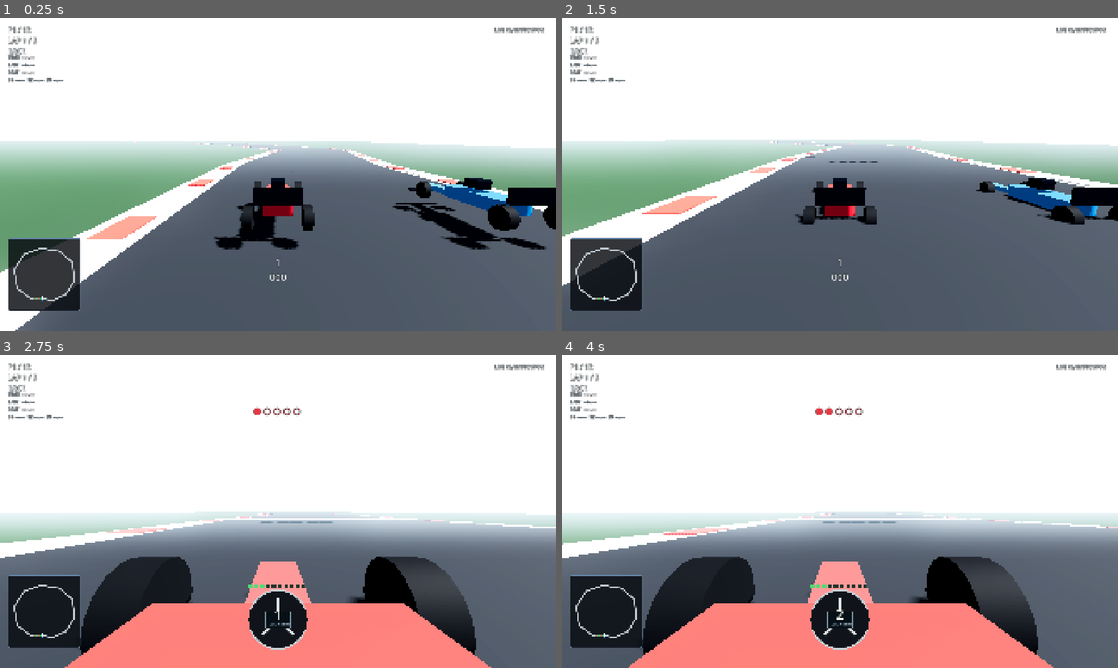
Above: before the commit, frames 1-4 (two rows, left to right).
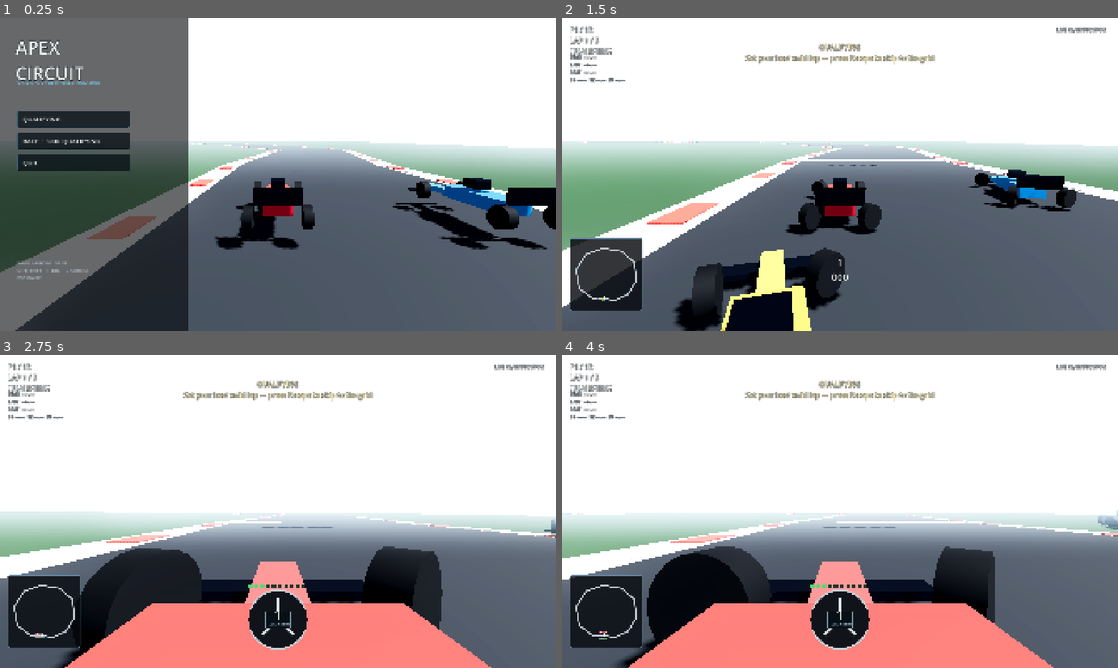
Above: after the commit, the same moments.

Repository: codehost-commit/APEX-Circuit
Game: Godot game, scene res://scenes/main.tscn
The game is run twice, just before and just after one commit, with the same random seed, the same clock (stepped at 60 frames per second) and the same inputs.
Inputs (mouse positions are in pixels of both pictures, inside the frame that each line leads up to):
- Up to frame 1 (0.25 s): no input
- Up to frame 2 (1.5 s): click (634, 118) at 0.5 s, where only the run after the commit has a clickable "QUALIFYING"; hold D (steer_right) from 1.28 s (still down); hold F (drs) from 1.28 s (still down)
- Up to frame 3 (2.75 s): release D (steer_right) at 2.03 s; release F (drs) at 2.03 s; hold S (brake) from 2.03 s (still down); tap C (camera_toggle) at 2.1 s; tap F (drs) at 2.3 s
- Up to frame 4 (4 s): release S (brake) at 2.78 s; hold D (steer_right) 2.78-3.53 s; hold F (drs) 2.78-3.53 s; hold E (shift_up) from 3.53 s (still down); tap W (throttle) at 3.6 s; tap F (drs) at 3.8 s

The runs differ from the first frame. In frame 1, 34% of the frame differs, in the area x 0-100%, y 0-100%; in frame 2, 15%; in frame 3, 9.5%; in frame 4, 11%.

Commit message:
phase 6: add cinematic menu and session flow

Diff:
--- a/cars/raycast_formula_car.gd
+++ b/cars/raycast_formula_car.gd
@@ -338,6 +338,9 @@
 func is_cockpit_camera() -> bool:
 	return _cockpit_active
 
+func activate_chase_camera() -> void:
+	_set_camera_state(false)
+
 func all_wheels_legal() -> bool:
 	if track == null:
 		return true
--- a/scenes/main.gd
+++ b/scenes/main.gd
@@ -7,6 +7,8 @@
 var _ai_profile: RacingLineProfile
 var race_director: RaceDirector
 var hud: RaceHUD
+var menu: ApexMenu
+var menu_cinematic: MenuCinematic
 
 func _ready() -> void:
 	_setup_input_map()
@@ -31,11 +33,19 @@
 	race_director.name = "RaceDirector"
 	add_child(race_director)
 	race_director.setup(track, all_cars)
-	race_director.start_race()
 	GameState.race_director = race_director
 	hud = RaceHUD.new()
 	add_child(hud)
 	hud.setup(track, all_cars)
+	menu_cinematic = MenuCinematic.new()
+	add_child(menu_cinematic)
+	menu_cinematic.setup(track, all_cars)
+	menu = ApexMenu.new()
+	add_child(menu)
+	menu.qualifying_requested.connect(_start_qualifying)
+	menu.race_requested.connect(_start_race)
+	menu.quit_requested.connect(func() -> void: get_tree().quit())
+	race_director.start_preview()
 	print("APEX Circuit booted: Forward+ project, Jolt configured, game systems loading.")
 
 func _build_environment() -> void:
@@ -83,6 +93,18 @@
 		add_child(driver)
 		driver.setup(all_cars[index + 1], track, _ai_profile, all_cars)
 
+func _start_qualifying() -> void:
+	menu.visible = false
+	menu_cinematic.set_active(false)
+	player_car.activate_chase_camera()
+	race_director.start_qualifying()
+
+func _start_race() -> void:
+	menu.visible = false
+	menu_cinematic.set_active(false)
+	player_car.activate_chase_camera()
+	race_director.start_race()
+
 func _setup_input_map() -> void:
 	var bindings := {
 		"throttle": [KEY_W, KEY_UP], "brake": [KEY_S, KEY_DOWN],
--- a/scripts/race_config.gd
+++ b/scripts/race_config.gd
@@ -45,6 +45,9 @@
 @export var kerb_width := 2.2
 @export var preview_camera_cut_min := 15.0
 @export var preview_camera_cut_max := 29.0
+@export var menu_fade_seconds := 0.55
+@export var menu_low_shot_follow := 1.8
+@export var menu_aerial_shot_follow := 0.42
 
 @export_category("Performance")
 @export var menu_ai_count := 8
--- a/scripts/race_director.gd
+++ b/scripts/race_director.gd
@@ -27,6 +27,15 @@
 		car.race_enabled = false
 	EventBus.incident.connect(_note_incident)
 	_create_start_lights()
+
+func start_preview() -> void:
+	GameState.reset_to_menu()
+	green = false
+	qualifying_active = false
+	for car in cars:
+		car.race_enabled = true
+		car.finished = false
+		car.drs_available = false
 
 func start_race(from_qualifying := false) -> void:
 	qualifying_active = false
--- /dev/null
+++ b/ui/apex_menu.gd
@@ -0,0 +1,72 @@
+class_name ApexMenu
+extends CanvasLayer
+
+signal qualifying_requested
+signal race_requested
+signal quit_requested
+
+func _ready() -> void:
+	layer = 5
+	var root := Control.new()
+	root.set_anchors_and_offsets_preset(Control.PRESET_FULL_RECT)
+	add_child(root)
+	var shade := ColorRect.new()
+	shade.color = Color(0.008, 0.015, 0.024, 0.60)
+	shade.position = Vector2(0.0, 0.0)
+	shade.size = Vector2(650.0, 1080.0)
+	root.add_child(shade)
+	var title := Label.new()
+	title.text = "APEX\nCIRCUIT"
+	title.position = Vector2(54.0, 58.0)
+	title.add_theme_font_size_override("font_size", 62)
+	title.add_theme_color_override("font_color", Color("#f3f7f5"))
+	title.add_theme_constant_override("outline_size", 9)
+	title.add_theme_color_override("font_outline_color", Color("#0a121a"))
+	root.add_child(title)
+	var subtitle := Label.new()
+	subtitle.text = "ORIGINAL OPEN-WHEEL SIMULATION"
+	subtitle.position = Vector2(60.0, 210.0)
+	subtitle.add_theme_font_size_override("font_size", 16)
+	subtitle.add_theme_color_override("font_color", Color("#79c7e7"))
+	root.add_child(subtitle)
+	var qualify := _button("QUALIFYING", Vector2(60.0, 320.0))
+	qualify.pressed.connect(func() -> void: qualifying_requested.emit())
+	root.add_child(qualify)
+	var race := _button("RACE  ·  SKIP QUALIFYING", Vector2(60.0, 395.0))
+	race.pressed.connect(func() -> void: race_requested.emit())
+	root.add_child(race)
+	var quit := _button("QUIT", Vector2(60.0, 470.0))
+	quit.pressed.connect(func() -> void: quit_requested.emit())
+	root.add_child(quit)
+	var help := Label.new()
+	help.text = "WASD / ARROWS  DRIVE\nQ / E  SHIFT     F  DRS     C  CAMERA\nESC  PAUSE"
+	help.position = Vector2(60.0, 835.0)
+	help.add_theme_font_size_override("font_size", 15)
+	help.add_theme_color_override("font_color", Color("#b4c2ca"))
+	root.add_child(help)
+
+func _button(text_value: String, position_value: Vector2) -> Button:
+	var button := Button.new()
+	button.text = text_value
+	button.position = position_value
+	button.size = Vector2(390.0, 58.0)
+	button.alignment = HORIZONTAL_ALIGNMENT_LEFT
+	button.add_theme_font_size_override("font_size", 22)
+	button.add_theme_color_override("font_color", Color("#edf4f3"))
+	button.add_theme_color_override("font_hover_color", Color("#6fe3ff"))
+	button.add_theme_stylebox_override("normal", _style(Color(0.025, 0.06, 0.085, 0.76), Color("#42657a")))
+	button.add_theme_stylebox_override("hover", _style(Color(0.04, 0.12, 0.16, 0.92), Color("#75e2ff")))
+	button.add_theme_stylebox_override("pressed", _style(Color(0.02, 0.03, 0.05, 0.95), Color("#d8f6ff")))
+	return button
+
+func _style(background: Color, border: Color) -> StyleBoxFlat:
+	var style := StyleBoxFlat.new()
+	style.bg_color = background
+	style.border_color = border
+	style.set_border_width_all(1)
+	style.corner_radius_top_left = 5
+	style.corner_radius_top_right = 5
+	style.corner_radius_bottom_left = 5
+	style.corner_radius_bottom_right = 5
+	style.content_margin_left = 18.0
+	return style
--- /dev/null
+++ b/ui/menu_cinematic.gd
@@ -0,0 +1,94 @@
+class_name MenuCinematic
+extends Node
+## Alternates a low kerb camera and aerial drone over the real simulated cars.
+
+var circuit: CircuitTrack
+var cars: Array[RaycastFormulaCar] = []
+var drone: Camera3D
+var fade: ColorRect
+var active := true
+var _cut_timer := 0.0
+var _fade_phase := 0.0
+var _shot := 0
+var _random := RandomNumberGenerator.new()
+
+func setup(track_value: CircuitTrack, field: Array[RaycastFormulaCar]) -> void:
+	circuit = track_value
+	cars = field
+	_random.randomize()
+	_create_camera_and_fade()
+	_cut_timer = _random.randf_range(RaceConfig.preview_camera_cut_min, RaceConfig.preview_camera_cut_max)
+	_set_shot(0)
+
+func set_active(value: bool) -> void:
+	active = value
+	if drone != null:
+		drone.current = value
+	if fade != null:
+		fade.visible = value
+
+func _process(delta: float) -> void:
+	if not active or circuit == null or drone == null:
+		return
+	_cut_timer -= delta
+	if _cut_timer <= RaceConfig.menu_fade_seconds and _fade_phase == 0.0:
+		_fade_phase = 1.0
+	if _fade_phase == 1.0:
+		fade.color.a = move_toward(fade.color.a, 1.0, delta / RaceConfig.menu_fade_seconds)
+		if fade.color.a >= 0.98:
+			_shot = 1 - _shot
+			_set_shot(_shot)
+			_fade_phase = 2.0
+	elif _fade_phase == 2.0:
+		fade.color.a = move_toward(fade.color.a, 0.0, delta / RaceConfig.menu_fade_seconds)
+		if fade.color.a <= 0.02:
+			_fade_phase = 0.0
+			_cut_timer = _random.randf_range(RaceConfig.preview_camera_cut_min, RaceConfig.preview_camera_cut_max)
+	_update_framing(delta)
+
+func _create_camera_and_fade() -> void:
+	drone = Camera3D.new()
+	drone.name = "MenuDroneCamera"
+	drone.fov = 63.0
+	add_child(drone)
+	var canvas := CanvasLayer.new()
+	canvas.layer = 4
+	add_child(canvas)
+	fade = ColorRect.new()
+	fade.color = Color(0.0, 0.0, 0.0, 0.0)
+	fade.set_anchors_and_offsets_preset(Control.PRESET_FULL_RECT)
+	canvas.add_child(fade)
+
+func _set_shot(shot: int) -> void:
+	var focus_car := _focus_car()
+	var progress := focus_car.race_progress if focus_car != null else circuit.total_length * 0.25
+	var sample := circuit.sample_at_distance(progress)
+	if shot == 0:
+		drone.global_position = sample.position + sample.normal * (RaceConfig.track_width * 0.5 + 2.0) + Vector3.UP * 1.05 - sample.tangent * 7.0
+	else:
+		drone.global_position = sample.position - sample.tangent * 38.0 + sample.normal * 22.0 + Vector3.UP * 38.0
+	var target: Vector3 = focus_car.global_position + Vector3.UP * 0.8 if focus_car != null else sample.position
+	drone.look_at(target, Vector3.UP)
+
+func _update_framing(delta: float) -> void:
+	var focus_car := _focus_car()
+	if focus_car == null:
+		return
+	var sample := circuit.sample_at_distance(focus_car.race_progress)
+	var target: Vector3 = focus_car.global_position + Vector3.UP * 0.8
+	if _shot == 0:
+		var desired: Vector3 = sample.position + sample.normal * (RaceConfig.track_width * 0.5 + 2.0) + Vector3.UP * 1.05 - sample.tangent * 7.0
+		drone.global_position = drone.global_position.lerp(desired, delta * RaceConfig.menu_low_shot_follow)
+	else:
+		var desired: Vector3 = sample.position - sample.tangent * 38.0 + sample.normal * 22.0 + Vector3.UP * 38.0
+		drone.global_position = drone.global_position.lerp(desired, delta * RaceConfig.menu_aerial_shot_follow)
+	drone.look_at(target, Vector3.UP)
+
+func _focus_car() -> RaycastFormulaCar:
+	var best: RaycastFormulaCar
+	var fastest := -1.0
+	for car in cars:
+		if car != null and car.speed_mps > fastest:
+			best = car
+			fastest = car.speed_mps
+	return best
--- a/ui/race_hud.gd
+++ b/ui/race_hud.gd
@@ -35,6 +35,7 @@
 		minimap.setup(circuit, field)
 
 func _process(delta: float) -> void:
+	visible = GameState.mode != GameState.Mode.MENU
 	if Input.is_action_just_pressed("pause") and GameState.mode != GameState.Mode.MENU:
 		GameState.paused = not GameState.paused
 		_show_message("PAUSED" if GameState.paused else "RESUMED", "ESC to continue", 2.0)
Not shown, added: ui/apex_menu.gd.uid
Not shown, added: ui/menu_cinematic.gd.uid
Not shown, changed: CHANGELOG.md
